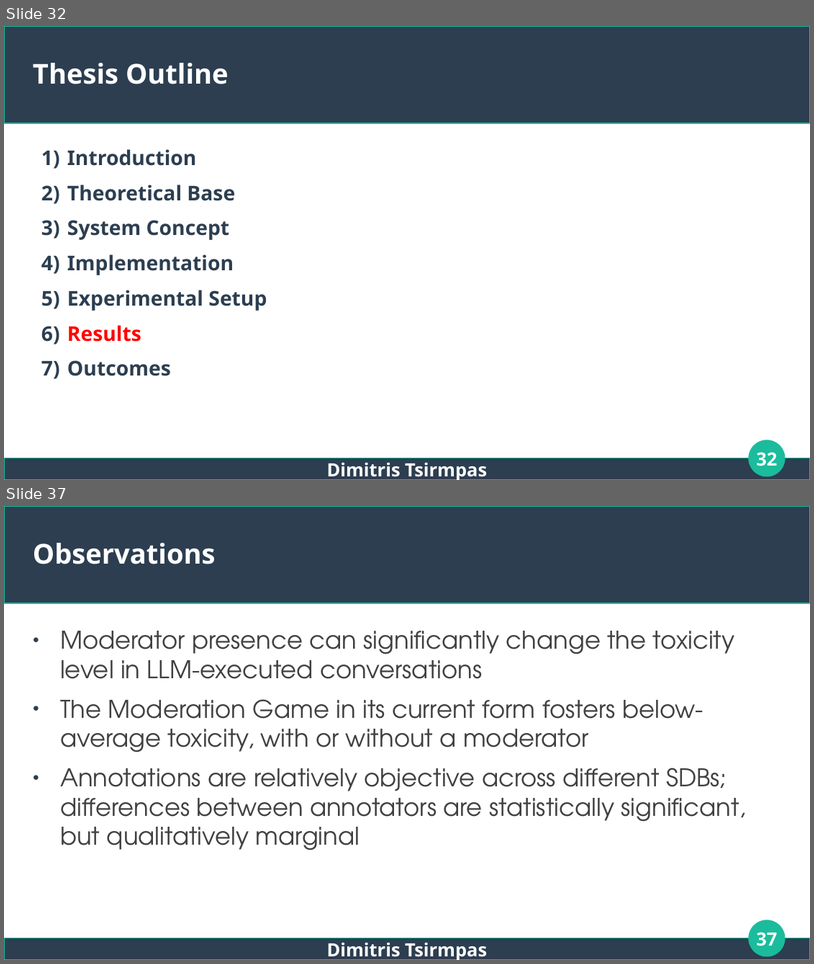
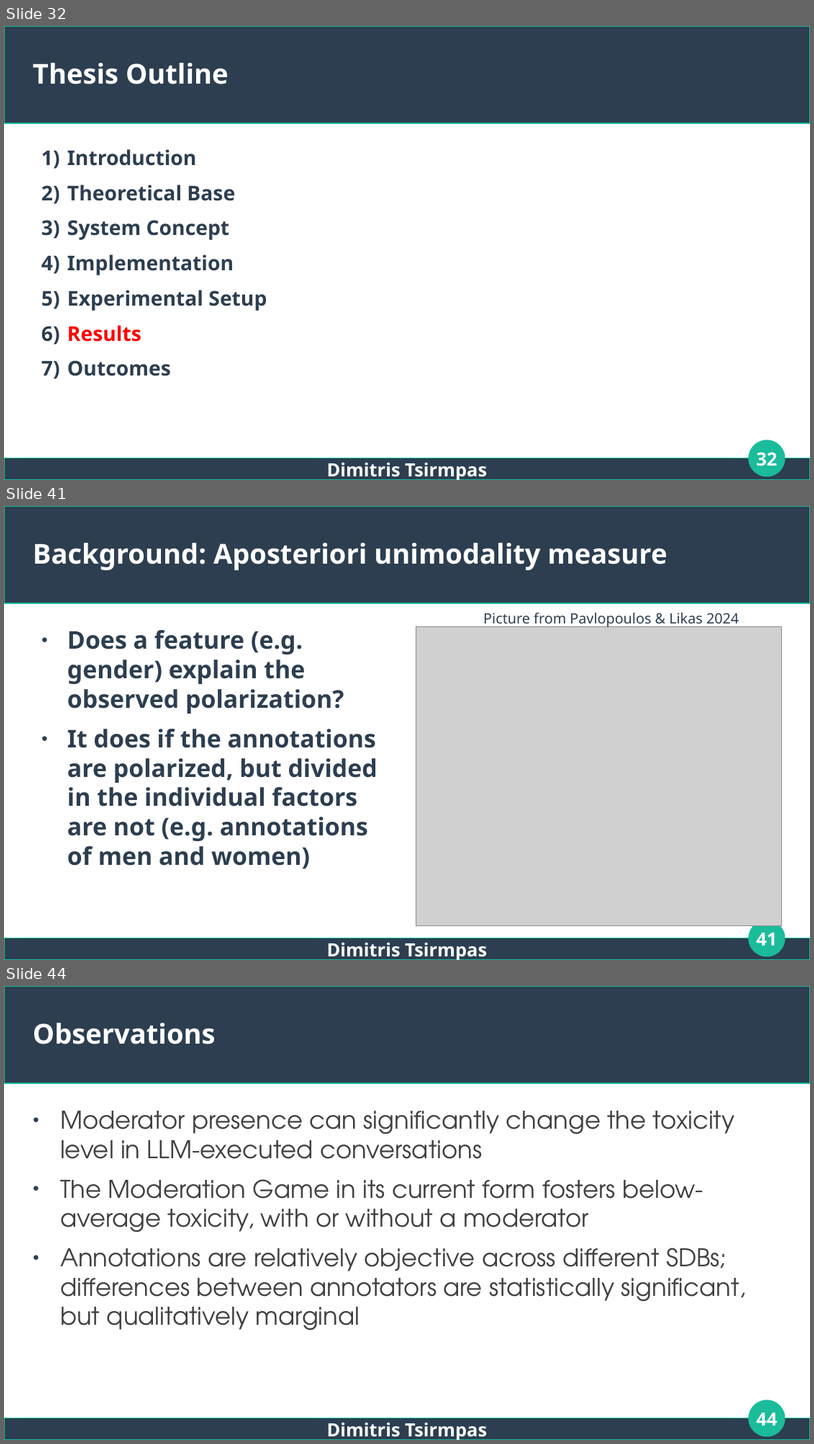
Before and after one commit to dimits-ts/llm_moderation_research, a slide deck: presentations/thesis.odp. Shown one above the other, each under a label of ours: slides 32 and 37 before the commit, slides 32, 41 and 44 after it; the slides between them are not shown. The pictures are 814x964 and 814x1444 pixels, drawn with LibreOffice and Linux fonts; fonts in the diff are those of the drawing; grey boxes stand for pictures. Boxes give left, top, right and bottom in pixels: in the first picture for what was removed or moved away, otherwise in the second. Text is boxed around its words. In the diff, an @@ line names an element or a change of style, - is before the commit and + after.

```diff
--- a/presentations/thesis.odp
+++ b/presentations/thesis.odp
@@ slide 41 added at box(4, 506, 810, 960), background #FFFFFF; not listed: 3 template elements that a slide beside it also shows @@
@@ title added at box(33, 543, 667, 570), 27 pt, text #FFFFFF, bold @@
+Background: Aposteriori unimodality measure
@@ text added at box(484, 613, 739, 628), 14 pt, text #2C3E50 @@
+Picture from Pavlopoulos & Likas 2024
@@ text added at box(67, 630, 378, 869), 24 pt, text #2C3E50, bold @@
+● Does a feature (e.g. gender) explain the observed polarization?
+● It does if the annotations are polarized, but divided in the individual factors are not (e.g. annotations of men and women)
@@ picture added at box(417, 627, 782, 925) @@
@@ page number added at box(756, 932, 777, 945), 18 pt, text #FFFFFF, bold @@
+41
@@ text added at box(327, 942, 487, 960), 18 pt, text #FFFFFF, bold @@
+Dimitris Tsirmpas
@@ what was slide 37 is now slide 44 @@
@@ page number at box(756, 1412, 777, 1425): text changed @@
-37
+44
```
Also in this commit, not shown: 4 slides changed, 7 other slides added.
